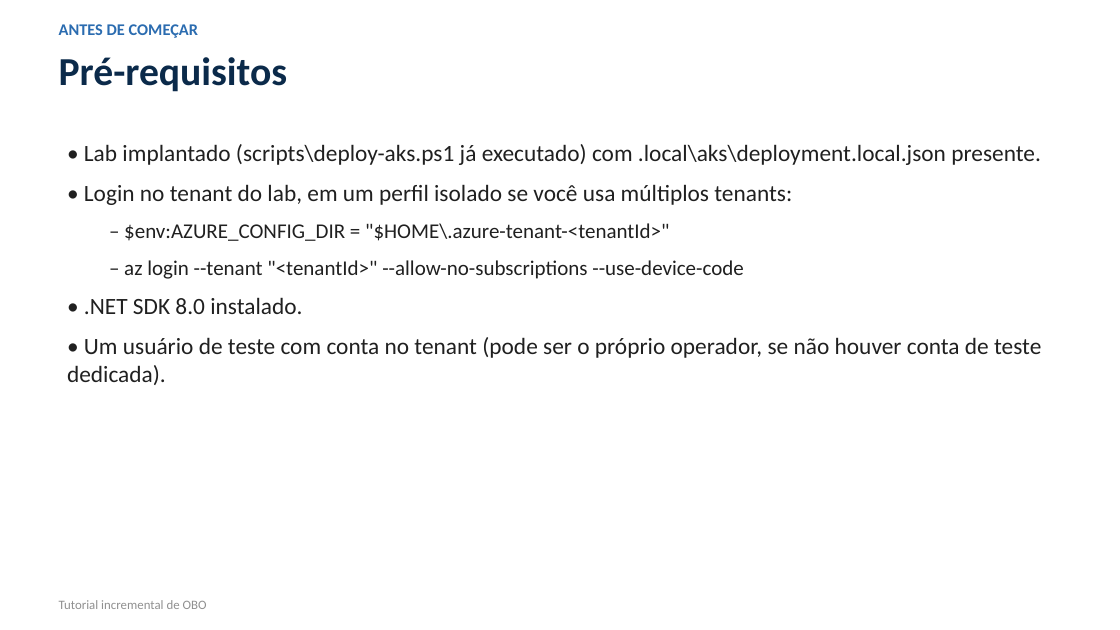
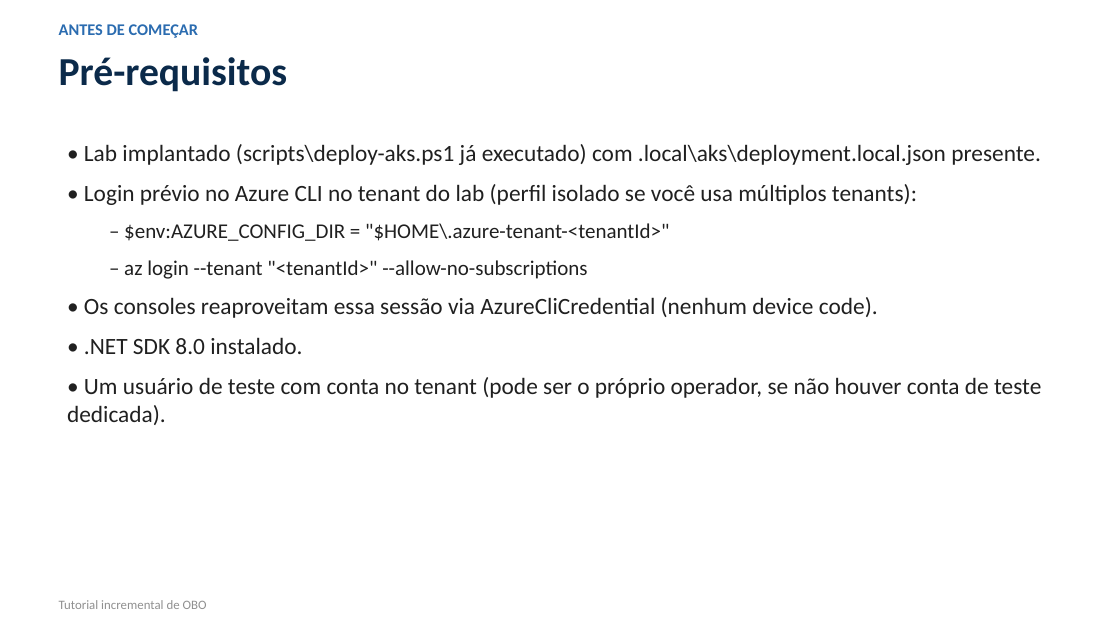
Before and after one commit to EdneiMonteiro/obo-sqlserver, a slide deck: slide 4 of docs/tutorial-obo/tutorial-obo.pptx. Drawn at 1120x630 pixels with LibreOffice and Linux fonts; fonts in the diff are those of the drawing. Boxes give left, top, right and bottom in pixels: in the first picture for what was removed or moved away, otherwise in the second. Text is boxed around its words. In the diff, an @@ line names an element or a change of style, - is before the commit and + after.

```diff
--- a/docs/tutorial-obo/tutorial-obo.pptx
+++ b/docs/tutorial-obo/tutorial-obo.pptx
@@ text at (84, 184, 917, 205): text changed @@
-• Login no tenant do lab, em um perfil isolado se você usa múltiplos tenants:
+• Login prévio no Azure CLI no tenant do lab (perfil isolado se você usa múltiplos tenants):
@@ text at (84, 260, 878, 318): text changed; size 18 to 20 pt @@
-  – az login --tenant "<tenantId>" --allow-no-subscriptions --use-device-code
+  – az login --tenant "<tenantId>" --allow-no-subscriptions
+• Os consoles reaproveitam essa sessão via AzureCliCredential (nenhum device code).
```
Also in this commit, not shown: 5 other slides changed, 6 other files.
